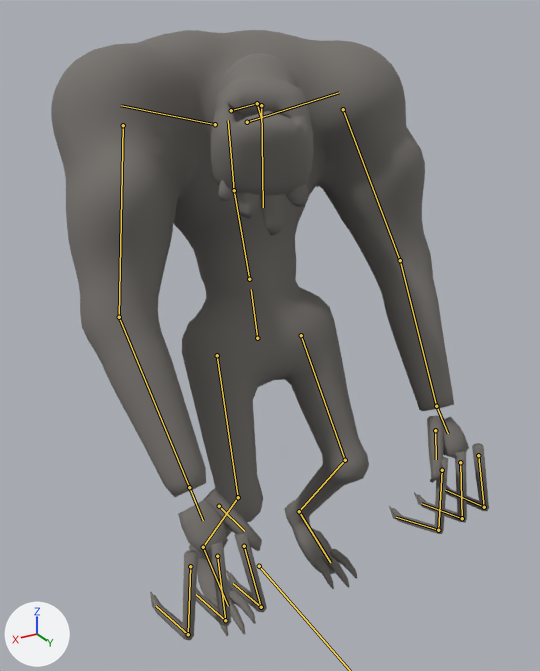
What one commit did to the glTF model content/art/models/mourner.glb.
Both versions are drawn from a camera (50 mm lens) standing at (0.6, 1.052, 1.02) and looking at (0.002, 0.054, 0.522). The lights are fixed; the arrows at lower left show +X, +Y and +Z. The older version comes first. Both versions are drawn at frame 26 of the action 'wait'; the numbers are the values there. The bones that change, and the others that lie on the model, are drawn over the model as lines.

The first picture shows 'body', 'fine'.
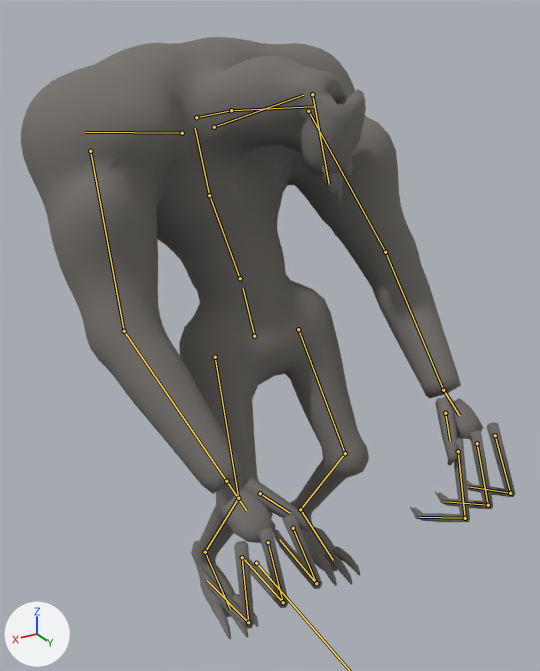
Edits to the bpy script that builds the scene:
```text
Change bone_root:
    where bone_root = bpy.data.objects['SK_Mourner'].pose.bones['root']
    bone_root.location: (0.0, 0.01, 0.0) -> (0.0, 0.0, 0.0)
Change bone_pelvis:
    where bone_pelvis = bpy.data.objects['SK_Mourner'].pose.bones['pelvis']  # child of 'root'
    bone_pelvis.rotation_quaternion: (1.0, -0.017, 0.0, 0.0) -> (0.999, 0.019, -0.012, -0.042)  # degrees (-2, 0, 0) -> degrees (2, -1, -5)
Change bone_spine_01:
    where bone_spine_01 = bpy.data.objects['SK_Mourner'].pose.bones['spine_01']  # child of 'pelvis'
    bone_spine_01.rotation_quaternion: (1.0, -0.017, 0.0, 0.0) -> (0.999, 0.019, -0.01, -0.024)  # degrees (-2, 0, 0) -> degrees (2, -1, -3)
Change bone_spine_02:
    where bone_spine_02 = bpy.data.objects['SK_Mourner'].pose.bones['spine_02']  # child of 'spine_01'
    bone_spine_02.rotation_quaternion: (1.0, 0.013, 0.0, 0.0) -> (1.0, -0.013, 0.005, 0.025)  # degrees (1, 0, 0) -> degrees (-1, 1, 3)
Change bone_neck:
    where bone_neck = bpy.data.objects['SK_Mourner'].pose.bones['neck']  # child of 'spine_02'
    bone_neck.rotation_quaternion: (0.999, 0.0, -0.012, -0.047) -> (0.996, -0.051, -0.004, 0.069)  # degrees (0, -1, -5) -> degrees (-6, 0, 8)
Change bone_head:
    where bone_head = bpy.data.objects['SK_Mourner'].pose.bones['head']  # child of 'neck'
    bone_head.rotation_quaternion: (0.979, -0.068, -0.012, -0.19) -> (0.965, -0.008, -0.003, 0.262)  # degrees (-7, -3, -22) -> degrees (-1, 0, 30)
Change bone_veil:
    where bone_veil = bpy.data.objects['SK_Mourner'].pose.bones['veil']  # child of 'head'
    bone_veil.rotation_quaternion: (0.999, 0.026, -0.027, 0.01) -> (0.999, -0.025, 0.037, -0.012)  # degrees (3, -3, 1) -> degrees (-3, 4, -1)
Change bone_clavicle_l:
    where bone_clavicle_l = bpy.data.objects['SK_Mourner'].pose.bones['clavicle_l']  # child of 'spine_02'
    bone_clavicle_l.rotation_quaternion: (1.0, 0.0, 0.0, 0.0) -> (0.999, -0.034, -0.005, 0.008)  # degrees (0, 0, 0) -> degrees (-4, -1, 1)
Change bone_upperarm_l:
    where bone_upperarm_l = bpy.data.objects['SK_Mourner'].pose.bones['upperarm_l']  # child of 'clavicle_l'
    bone_upperarm_l.rotation_quaternion: (1.0, -0.025, 0.006, 0.004) -> (1.0, 0.016, -0.019, 0.006)  # degrees (-3, 1, 0) -> degrees (2, -2, 1)
Change bone_clavicle_r:
    where bone_clavicle_r = bpy.data.objects['SK_Mourner'].pose.bones['clavicle_r']  # child of 'spine_02'
    bone_clavicle_r.rotation_quaternion: (1.0, 0.0, 0.0, 0.0) -> (0.999, -0.034, 0.005, -0.008)  # degrees (0, 0, 0) -> degrees (-4, 1, -1)
Change bone_upperarm_r:
    where bone_upperarm_r = bpy.data.objects['SK_Mourner'].pose.bones['upperarm_r']  # child of 'clavicle_r'
    bone_upperarm_r.rotation_quaternion: (1.0, -0.025, -0.006, -0.004) -> (1.0, 0.021, -0.01, 0.011)  # degrees (-3, -1, 0) -> degrees (2, -1, 1)
Change bone_finger_a_r_01:
    where bone_finger_a_r_01 = bpy.data.objects['SK_Mourner'].pose.bones['finger_a_r_01']  # child of 'hand_r'
    bone_finger_a_r_01.rotation_quaternion: (0.988, -0.151, 0.022, 0.011) -> (0.964, -0.261, 0.038, 0.019)  # degrees (-17, 3, 1) -> degrees (-30, 5, 1)
Change bone_finger_a_r_02:
    where bone_finger_a_r_02 = bpy.data.objects['SK_Mourner'].pose.bones['finger_a_r_02']  # child of 'finger_a_r_01'
    bone_finger_a_r_02.rotation_quaternion: (0.974, -0.227, 0.014, 0.021) -> (0.921, -0.388, 0.024, 0.035)  # degrees (-26, 2, 2) -> degrees (-46, 4, 3)
Change bone_finger_b_r_01:
    where bone_finger_b_r_01 = bpy.data.objects['SK_Mourner'].pose.bones['finger_b_r_01']  # child of 'hand_r'
    bone_finger_b_r_01.rotation_quaternion: (0.985, -0.172, 0.0, 0.0) -> (0.959, -0.282, 0.0, 0.0)  # degrees (-20, 0, 0) -> degrees (-33, 0, 0)
Change bone_finger_b_r_02:
    where bone_finger_b_r_02 = bpy.data.objects['SK_Mourner'].pose.bones['finger_b_r_02']  # child of 'finger_b_r_01'
    bone_finger_b_r_02.rotation_quaternion: (0.974, -0.228, 0.0, 0.0) -> (0.928, -0.372, 0.0, 0.0)  # degrees (-26, 0, 0) -> degrees (-44, 0, 0)
Change bone_finger_c_r_01:
    where bone_finger_c_r_01 = bpy.data.objects['SK_Mourner'].pose.bones['finger_c_r_01']  # child of 'hand_r'
    bone_finger_c_r_01.rotation_quaternion: (0.982, -0.188, -0.027, -0.014) -> (0.956, -0.288, -0.042, -0.021)  # degrees (-22, -3, -1) -> degrees (-34, -5, -1)
Change bone_finger_c_r_02:
    where bone_finger_c_r_02 = bpy.data.objects['SK_Mourner'].pose.bones['finger_c_r_02']  # child of 'finger_c_r_01'
    bone_finger_c_r_02.rotation_quaternion: (0.974, -0.227, -0.014, -0.021) -> (0.937, -0.346, -0.022, -0.031)  # degrees (-26, -2, -2) -> degrees (-40, -4, -3)
Change bone_thigh_l:
    where bone_thigh_l = bpy.data.objects['SK_Mourner'].pose.bones['thigh_l']  # child of 'pelvis'
    bone_thigh_l.rotation_quaternion: (1.0, 0.0, 0.0, 0.0) -> (0.999, -0.024, -0.02, -0.036)  # degrees (0, 0, 0) -> degrees (-3, -2, -4)
Change bone_thigh_r:
    where bone_thigh_r = bpy.data.objects['SK_Mourner'].pose.bones['thigh_r']  # child of 'pelvis'
    bone_thigh_r.rotation_quaternion: (1.0, 0.0, 0.0, 0.0) -> (0.999, -0.014, -0.024, -0.038)  # degrees (0, 0, 0) -> degrees (-2, -3, -4)
```

Where the change shows, as pixel boxes (x1, y1, x2, y2) in the pictures (540 x 671 px):
'body', posed (11% wider): before (51, 30, 469, 604); after (21, 37, 483, 617)
'fine', posed: before (150, 180, 489, 641); after (200, 108, 516, 639)
bone 'pelvis', root to tip: before (257, 338) to (251, 289); after (254, 336) to (243, 288)
bone 'spine_01', root to tip: before (249, 279) to (234, 190); after (240, 278) to (209, 195)
bone 'spine_02', root to tip: before (234, 190) to (228, 120); after (209, 195) to (195, 128)
bone 'neck', root to tip: before (231, 110) to (257, 103); after (196, 117) to (231, 110)
bone 'head', root to tip: before (257, 103) to (261, 119); after (231, 110) to (313, 106)
bone 'veil', root to tip: before (261, 105) to (263, 207); after (312, 94) to (329, 184)
bone 'clavicle_l', root to tip: before (247, 122) to (339, 92); after (214, 127) to (303, 95)
bone 'upperarm_l', root to tip: before (343, 109) to (400, 260); after (308, 111) to (385, 252)
bone 'clavicle_r', root to tip: before (215, 124) to (121, 105); after (182, 133) to (85, 132)
bone 'upperarm_r', root to tip: before (123, 125) to (119, 317); after (90, 151) to (124, 331)
bone 'finger_a_r_01', root to tip: before (244, 546) to (261, 607); after (293, 528) to (316, 583)
bone 'finger_a_r_02', root to tip: before (261, 607) to (233, 583); after (316, 583) to (279, 539)
bone 'finger_b_r_01', root to tip: before (217, 556) to (225, 620); after (268, 542) to (283, 602)
bone 'finger_b_r_02', root to tip: before (225, 620) to (196, 594); after (283, 602) to (244, 559)
bone 'finger_c_r_01', root to tip: before (190, 566) to (188, 634); after (242, 557) to (248, 622)
bone 'finger_c_r_02', root to tip: before (188, 634) to (156, 606); after (248, 622) to (207, 580)
bone 'thigh_l', root to tip: before (301, 335) to (345, 460); after (298, 329) to (345, 453)
bone 'thigh_r', root to tip: before (217, 355) to (238, 497); after (215, 357) to (238, 498)
